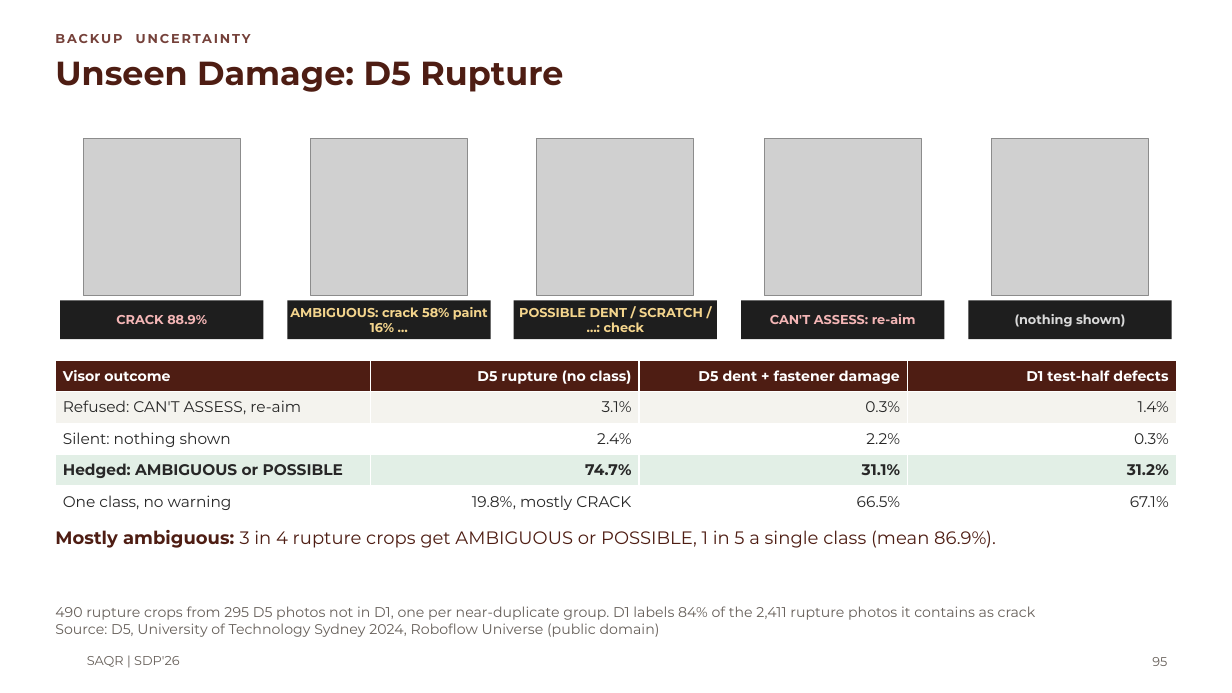
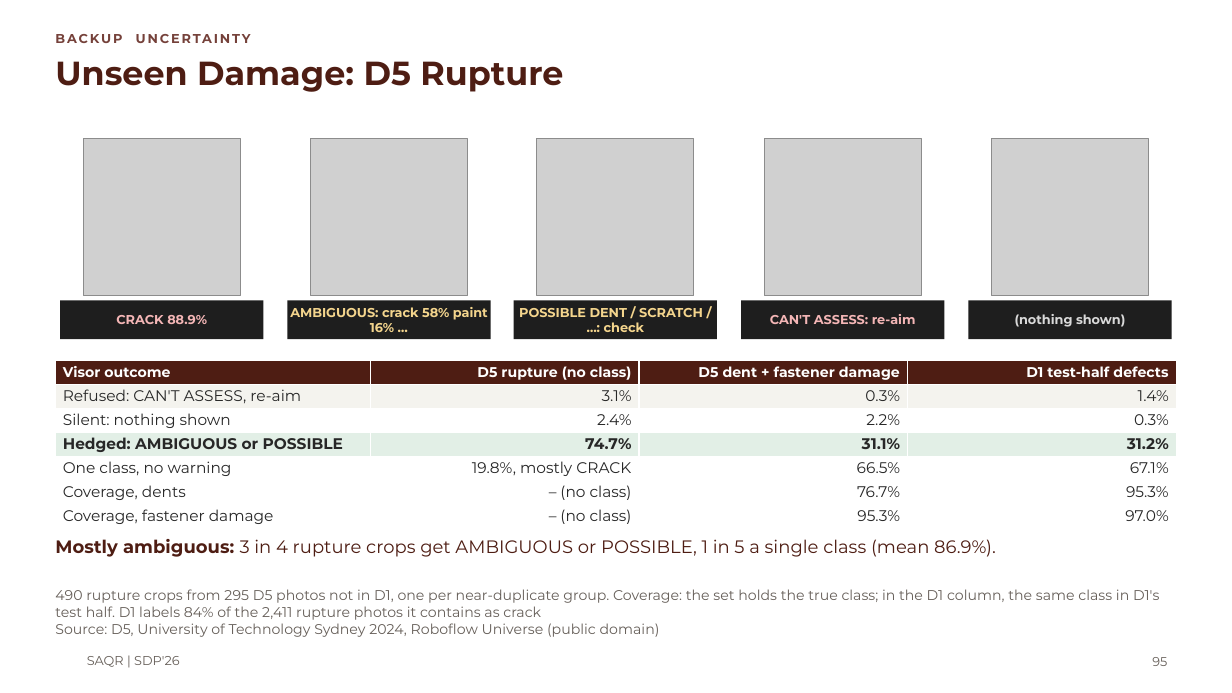
Before and after one commit to MASAR-AUS/SAQR, a slide deck: slide 95 of SAQR CMP490 Presentation.pptx. Drawn at 1232x693 pixels with LibreOffice and Linux fonts; fonts in the diff are those of the drawing; grey boxes stand for pictures; background and template pictures are left out. Boxes give left, top, right and bottom in pixels: in the first picture for what was removed or moved away, otherwise in the second. Text is boxed around its words. In the diff, an @@ line names an element or a change of style, - is before the commit and + after.

```diff
--- a/SAQR CMP490 Presentation.pptx
+++ b/SAQR CMP490 Presentation.pptx
@@ table at (55, 360, 1177, 529) @@
+row 6: Coverage, dents | – (no class) | 76.7% | 95.3%
+row 7: Coverage, fastener damage | – (no class) | 95.3% | 97.0%
@@ text "Mostly ambiguous: 3 in 4 ...": place and size @@
-text "Mostly ambiguous: 3 in 4 ..." at (55, 530, 996, 548)
+text "Mostly ambiguous: 3 in 4 ..." at (55, 539, 996, 557)
@@ text at (55, 589, 1159, 620): text changed @@
-490 rupture crops from 295 D5 photos not in D1, one per near-duplicate group. D1 labels 84% of the 2,411 rupture photos it contains as crack
+490 rupture crops from 295 D5 photos not in D1, one per near-duplicate group. Coverage: the set holds the true class; in the D1 column, the same class in D1's test half. D1 labels 84% of the 2,411 rupture photos it contains as crack
```
Also in this commit, not shown: 15 other slides changed, 3 other files.
